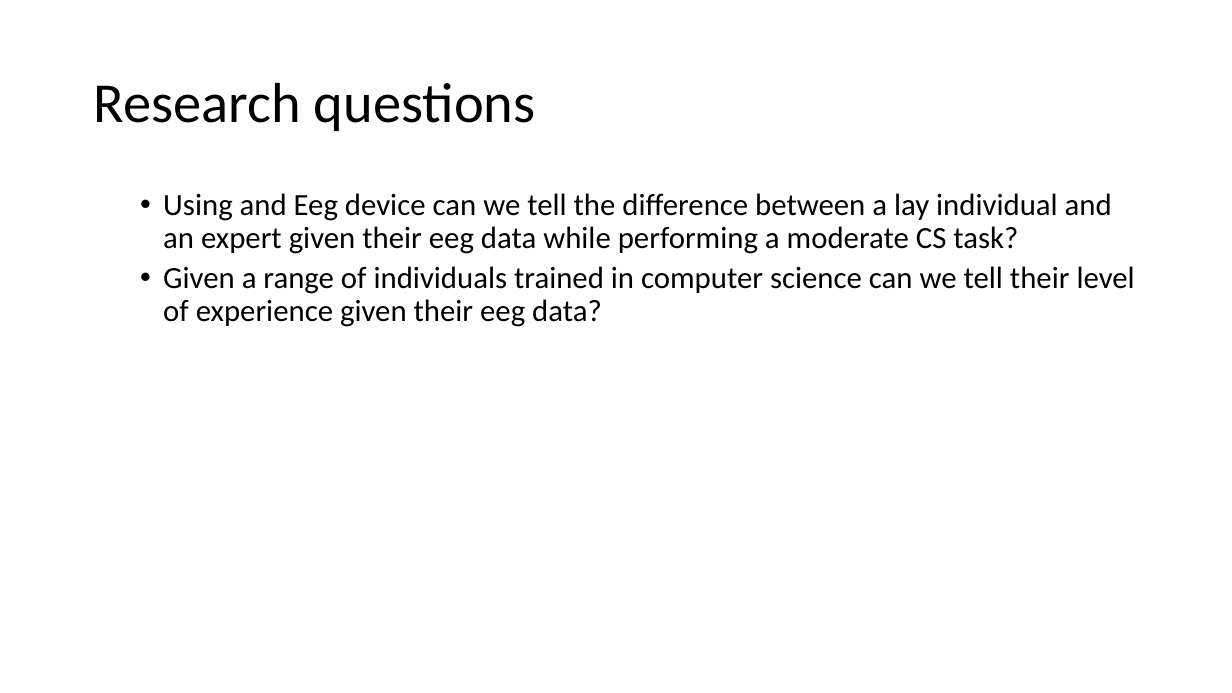
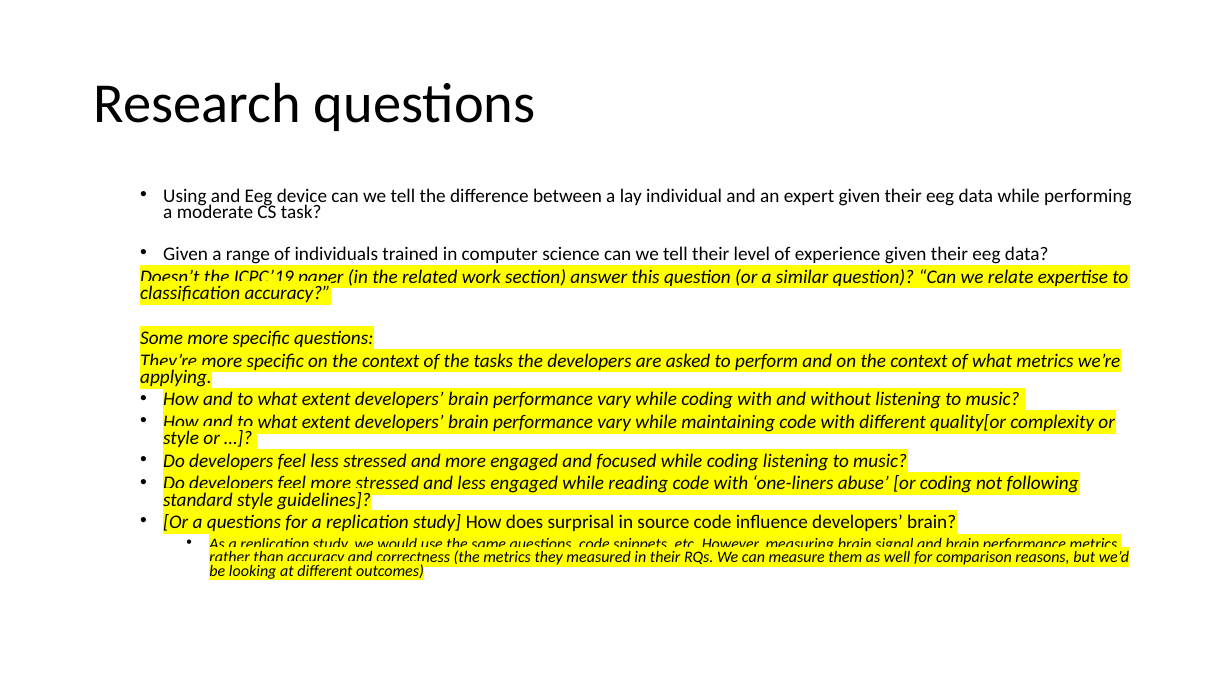
Before and after one commit to nauticalmonkey/CalPolyThesis, a slide deck: slide 4 of Thesis Idea.pptx. Drawn at 1232x693 pixels with LibreOffice and Linux fonts; fonts in the diff are those of the drawing. Boxes give left, top, right and bottom in pixels: in the first picture for what was removed or moved away, otherwise in the second. Text is boxed around its words. In the diff, an @@ line names an element or a change of style, - is before the commit and + after.

```diff
--- a/Thesis Idea.pptx
+++ b/Thesis Idea.pptx
@@ text at bbox=[163, 188, 1132, 264]: size 24 to 15 pt in "Using and Eeg device can we tell ...", "Given a range of individuals trained in ..."; line spacing 0.9 to 0.7 @@
@@ text at bbox=[140, 269, 1129, 581]: paragraphs added @@
+  Doesn’t the ICPC’19 paper (in the related work section) answer this question (or a similar question)? “Can we relate expertise to classification accuracy?”
+  Some more specific questions:
+  They’re more specific on the context of the tasks the developers are asked to perform and on the context of what metrics we’re applying.
+  • How and to what extent developers’ brain performance vary while coding with and without listening to music?
+  • How and to what extent developers’ brain performance vary while maintaining code with different quality[or complexity or style or …]?
+  • Do developers feel less stressed and more engaged and focused while coding listening to music?
+  • Do developers feel more stressed and less engaged while reading code with ‘one-liners abuse’ [or coding not following standard style guidelines]?
+  • [Or a questions for a replication study] How does surprisal in source code influence developers’ brain?
+    • As a replication study, we would use the same questions, code snippets, etc. However, measuring brain signal and brain performance metrics, rather than accuracy and correctness (the metrics they measured in their RQs. We can measure them as well for comparison reasons, but we’d be looking at different outcomes)
```
Also in this commit, not shown: 2 other slides changed.
